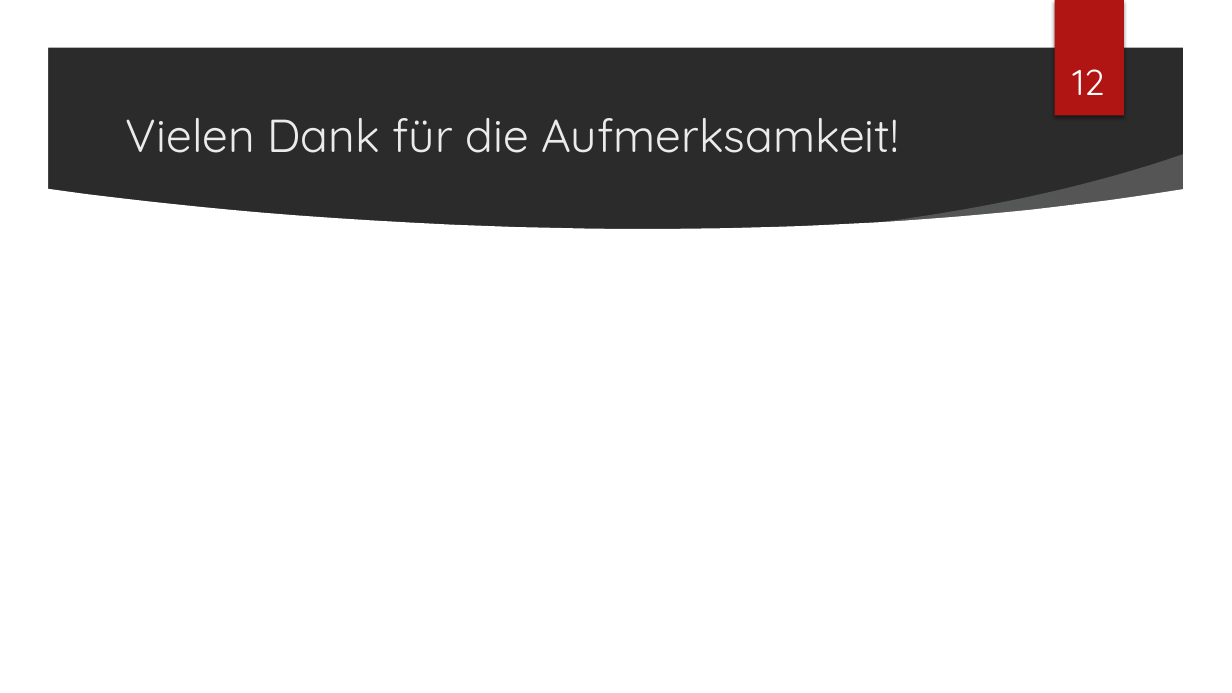
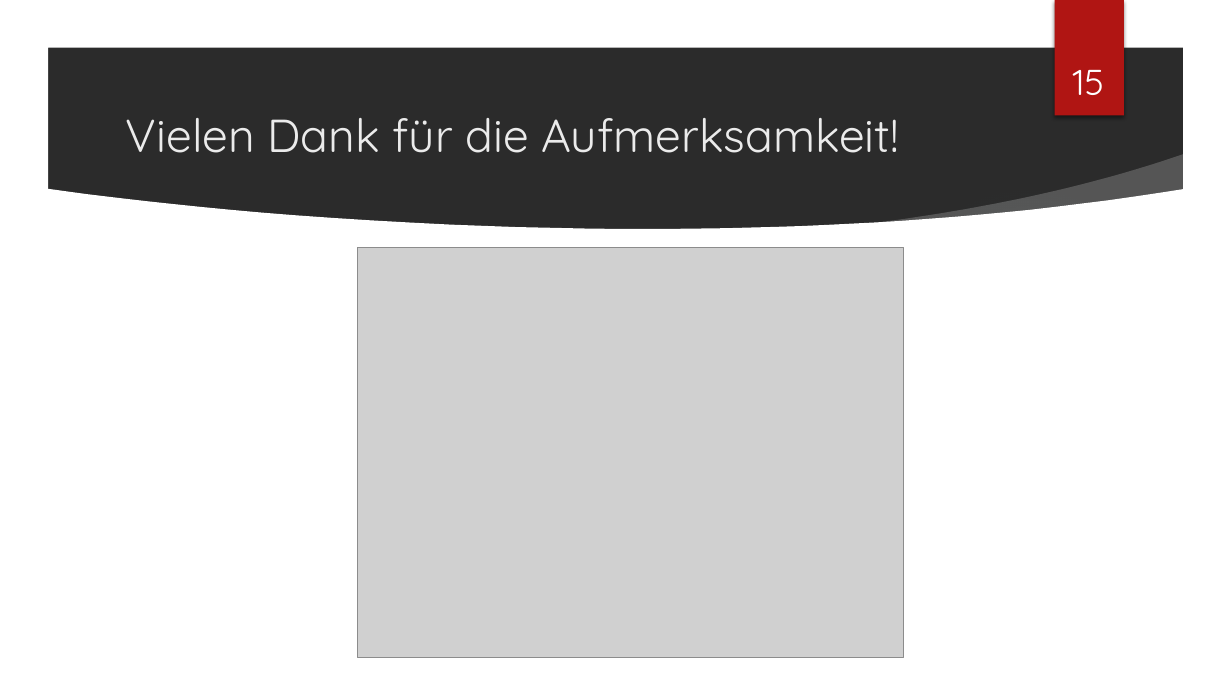
Before and after one commit to stauti/junk-food-analyzer, a slide deck: slide 15 of docs/Spezifikation/WS3.pptx (slide 12 before the commit). Drawn at 1232x693 pixels with LibreOffice and Linux fonts; fonts in the diff are those of the drawing; grey boxes stand for pictures; background and template pictures are left out; a plain dark background stands for a picture behind light text. Boxes give left, top, right and bottom in pixels: in the first picture for what was removed or moved away, otherwise in the second. Text is boxed around its words. In the diff, an @@ line names an element or a change of style, - is before the commit and + after.

```diff
--- a/docs/Spezifikation/WS3.pptx
+++ b/docs/Spezifikation/WS3.pptx
@@ page number at (1073,70,1105,95): text changed @@
-12
+15
@@ picture added at (357,248,904,658) @@
```
Also in this commit, not shown: 1 other slide changed, 3 slides added, 2 other files.
